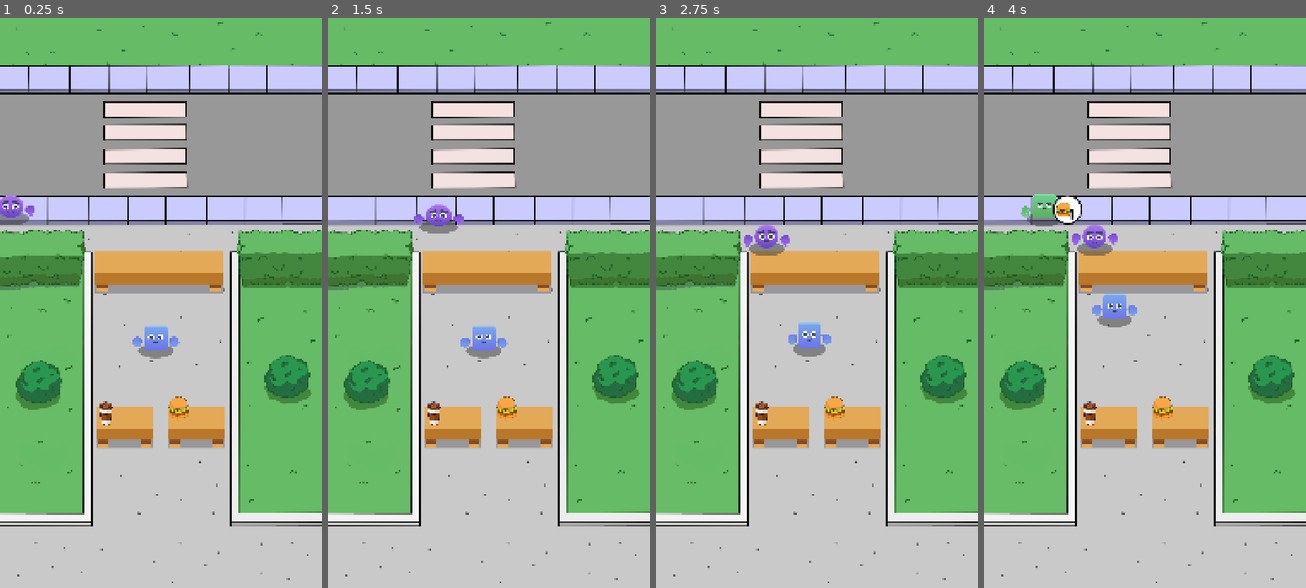
Above: before the commit, frames 1-4 (left to right).
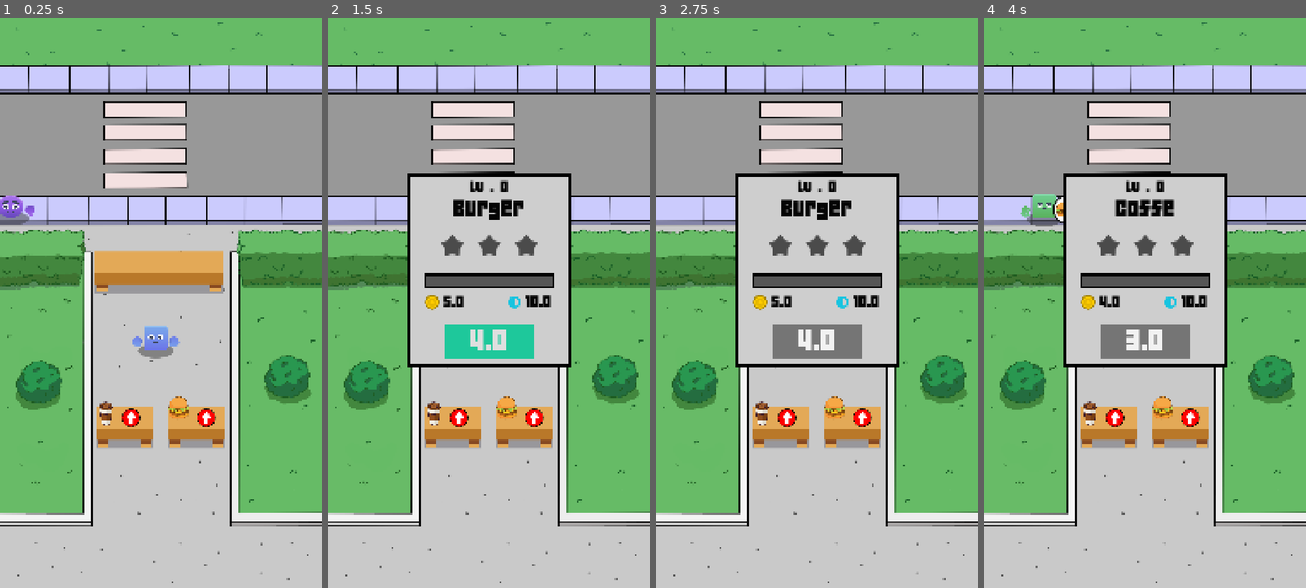
Above: after the commit, the same moments.

Repository: Sergiodevelopersk8/godotcurso2
Game: Godot game, scene res://scenes/Game/game.tscn
Same seed, same stepped clock (60 frames per second), same inputs: the game is played once before the commit and once after it.
Inputs (mouse positions are in pixels of both pictures, inside the frame that each line leads up to):
- Up to frame 1 (0.25 s): no input
- Up to frame 2 (1.5 s): click (460, 417) at 0.52 s; click (534, 417) at 1.27 s
- Up to frame 3 (2.75 s): click (817, 342) at 2 s, where only the run after the commit has a clickable "4.0"
- Up to frame 4 (4 s): click (1116, 417) at 2.77 s; click (1145, 342) at 3.5 s, where only the run after the commit has a clickable "3.0"

The runs differ from the first frame. In frame 1, 0.3% of the frame differs, in the area x 37-68%, y 68-72%; in frame 2, 13%; in frame 3, 13%; in frame 4, 13%, in the area x 24-76%, y 27-72%.

Commit message:
paso al vidoe 77

Diff:
--- /dev/null
+++ b/idletycoonclone/Label_40_black.tres
@@ -0,0 +1,8 @@
+[gd_resource type="LabelSettings" load_steps=2 format=3 uid="uid://nm64xyi8l5da"]
+
+[ext_resource type="FontFile" uid="uid://due6jbyye53ld" path="res://Idle Tycoon Assets/Fonts/font_score.ttf" id="1_b43o7"]
+
+[resource]
+font = ExtResource("1_b43o7")
+font_size = 48
+font_color = Color(0.0177324, 0.0177324, 0.0177324, 1)
--- a/idletycoonclone/scenes/Game/game.tscn
+++ b/idletycoonclone/scenes/Game/game.tscn
@@ -16,6 +16,9 @@
 [ext_resource type="PackedScene" uid="uid://wc0q8r5de70" path="res://scenes/customer/customer.tscn" id="12_yvoo5"]
 [ext_resource type="Script" uid="uid://df2np1jm3ynbb" path="res://scenes/manager/cashier_manager.gd" id="13_wg16f"]
 [ext_resource type="Script" uid="uid://045a07cxs2xs" path="res://scenes/manager/counter_manager.gd" id="13_y7cus"]
+[ext_resource type="Script" uid="uid://bb8kr0v86xhiq" path="res://scenes/Game/game_ui.gd" id="17_cueac"]
+[ext_resource type="PackedScene" uid="uid://8ubp2xjcuqhl" path="res://scenes/ui/upgrade_panel.tscn" id="18_r8o54"]
+[ext_resource type="Texture2D" uid="uid://nos5blhg2lyi" path="res://Idle Tycoon Assets/Sprites/UI/Arrow.png" id="18_rsxsa"]
 
 [node name="Game" type="Node2D"]
 
@@ -89,4 +92,39 @@
 [node name="SpawnPos" type="Marker2D" parent="CashierManager"]
 position = Vector2(521, 1081)
 
+[node name="GameUI" type="CanvasLayer" parent="."]
+script = ExtResource("17_cueac")
+
+[node name="CoffeButton" type="TextureButton" parent="GameUI"]
+offset_left = 407.0
+offset_top = 1317.0
+offset_right = 471.0
+offset_bottom = 1381.0
+texture_normal = ExtResource("18_rsxsa")
+
+[node name="BurgerButton" type="TextureButton" parent="GameUI"]
+offset_left = 659.0
+offset_top = 1317.0
+offset_right = 723.0
+offset_bottom = 1381.0
+texture_normal = ExtResource("18_rsxsa")
+
+[node name="CoffeUpgradePanel" parent="GameUI" instance=ExtResource("18_r8o54")]
+visible = false
+offset_left = 265.0
+offset_top = 530.0
+offset_right = -265.0
+offset_bottom = -740.0
+size_flags_horizontal = 4
+size_flags_vertical = 4
+
+[node name="BurgerUpgradePanel" parent="GameUI" instance=ExtResource("18_r8o54")]
+visible = false
+offset_left = 265.0
+offset_top = 530.0
+offset_right = -265.0
+offset_bottom = -740.0
+
 [connection signal="timeout" from="CustomerManager/SpawnTimer" to="CustomerManager" method="_on_spawn_timer_timeout"]
+[connection signal="pressed" from="GameUI/CoffeButton" to="GameUI" method="_on_coffe_button_pressed"]
+[connection signal="pressed" from="GameUI/BurgerButton" to="GameUI" method="_on_burger_button_pressed"]
--- /dev/null
+++ b/idletycoonclone/scenes/Game/game_ui.gd
@@ -0,0 +1,41 @@
+extends CanvasLayer
+class_name GameUI
+
+#referencias de instancias del panel
+@onready var coffe_upgrade_panel: UpgradePanel = $CoffeUpgradePanel
+@onready var burger_upgrade_panel: UpgradePanel = $BurgerUpgradePanel
+
+
+
+#funcion de ready y accedemos al panel
+func _ready() -> void:
+	#se carga la info dle item correspondiente
+	coffe_upgrade_panel.init_upgrade_panel(GameManager.coffe)
+	burger_upgrade_panel.init_upgrade_panel(GameManager.burger)
+
+
+func _on_coffe_button_pressed() -> void:
+	#reproduce el sonido
+	SoundManager.play_ui()
+	burger_upgrade_panel.hide()
+	#si el panel esta visible
+	if coffe_upgrade_panel.visible:
+		#cambiamos la visibilidad del panel a falso
+		coffe_upgrade_panel.visible = false
+	#si no muestra el panel
+	else :
+		coffe_upgrade_panel.visible = true
+
+
+
+func _on_burger_button_pressed() -> void:
+	#reproduce el sonido
+	SoundManager.play_ui()
+	coffe_upgrade_panel.hide()
+	#si el panel esta visible
+	if burger_upgrade_panel.visible:
+		#cambiamos la visibilidad del panel a falso
+		burger_upgrade_panel.visible = false
+	#si no muestra el panel
+	else :
+		burger_upgrade_panel.visible = true
--- /dev/null
+++ b/idletycoonclone/scenes/ui/upgrade_panel.gd
@@ -0,0 +1,52 @@
+extends Control
+class_name UpgradePanel
+
+#variable de referencia
+@onready var level: Label = %Level
+@onready var item_name: Label = %ItemName
+@onready var start_h_box: HBoxContainer = %StartHBox
+@onready var progress_bar: ProgressBar = %ProgressBar
+@onready var profit: Label = %Profit
+@onready var cook_time: Label = %CookTime
+@onready var upgrade_button: Button = %UpgradeButton
+
+#referencia a item que estamos mostrando
+var item_ref: Item
+
+#variable que almacena el nivel maximo
+var max_value : int
+
+#variable para tener el control actual de la mejora
+var current_value: int
+
+#variable de las estrellas actuales
+var current_starts : int = -1
+
+#inicializar el panel
+func init_upgrade_panel(item : Item):
+	#referencial del item
+	item_ref = item
+	#valor del nivel maximo dle item
+	max_value = item.max_level
+
+	#Reseteo de la barra de progreso
+	progress_bar.value = 0
+
+	update_starts()
+
+
+#actualizar valores
+func update_starts():
+	#actualizar nombre
+	item_name.text = item_ref.id
+	#actualizar nivel y casteo a string
+	level.text = str(item_ref.current_level)
+	#nivel actual
+	level.text = "Lv . %s" % item_ref.current_level
+
+	#valor del profit
+	profit.text = str(item_ref.profit)
+	#valor de cocinado
+	cook_time.text = str(item_ref.cook_time)
+	#costo de mejora
+	upgrade_button.text = str(item_ref.upgrade_cost)
--- /dev/null
+++ b/idletycoonclone/scenes/ui/upgrade_panel.tscn
@@ -0,0 +1,207 @@
+[gd_scene load_steps=12 format=3 uid="uid://8ubp2xjcuqhl"]
+
+[ext_resource type="LabelSettings" uid="uid://nm64xyi8l5da" path="res://Label_40_black.tres" id="1_07vy7"]
+[ext_resource type="Script" uid="uid://bedjn3u6ogvcr" path="res://scenes/ui/upgrade_panel.gd" id="1_h3cs2"]
+[ext_resource type="FontFile" uid="uid://due6jbyye53ld" path="res://Idle Tycoon Assets/Fonts/font_score.ttf" id="2_h3cs2"]
+[ext_resource type="Texture2D" uid="uid://bs3u2que1b1mp" path="res://Idle Tycoon Assets/Sprites/UI/star.png" id="3_yfgry"]
+[ext_resource type="Texture2D" uid="uid://crnkm457nig4l" path="res://Idle Tycoon Assets/Sprites/UI/coin_gold.png" id="4_hgys6"]
+[ext_resource type="Texture2D" uid="uid://csr7q5t8gp3dr" path="res://Idle Tycoon Assets/Sprites/UI/contrast.png" id="5_0bo23"]
+
+[sub_resource type="StyleBoxFlat" id="StyleBoxFlat_y41p1"]
+bg_color = Color(0.807843, 0.807843, 0.807843, 1)
+border_width_left = 12
+border_width_top = 12
+border_width_right = 12
+border_width_bottom = 12
+border_color = Color(0.000693897, 0.000693898, 0.000693897, 1)
+
+[sub_resource type="LabelSettings" id="LabelSettings_36bw7"]
+font = ExtResource("2_h3cs2")
+font_size = 70
+font_color = Color(0.0177324, 0.0177324, 0.0177324, 1)
+
+[sub_resource type="StyleBoxFlat" id="StyleBoxFlat_3ma7n"]
+bg_color = Color(0.337255, 0.337255, 0.337255, 1)
+border_width_left = 8
+border_width_top = 8
+border_width_right = 8
+border_width_bottom = 8
+border_color = Color(0.0110876, 0.0110876, 0.0110876, 1)
+expand_margin_left = 8.0
+expand_margin_top = 8.0
+expand_margin_right = 8.0
+expand_margin_bottom = 8.0
+
+[sub_resource type="StyleBoxFlat" id="StyleBoxFlat_17hn6"]
+bg_color = Color(0.0156863, 0.584314, 0.835294, 1)
+
+[sub_resource type="StyleBoxFlat" id="StyleBoxFlat_mwooa"]
+bg_color = Color(0.117647, 0.784314, 0.607843, 1)
+
+[node name="UpgradePanel" type="Control"]
+custom_minimum_size = Vector2(550, 650)
+layout_mode = 3
+anchors_preset = 15
+anchor_right = 1.0
+anchor_bottom = 1.0
+offset_right = -530.0
+offset_bottom = -1270.0
+grow_horizontal = 2
+grow_vertical = 2
+script = ExtResource("1_h3cs2")
+
+[node name="Panel" type="Panel" parent="."]
+layout_mode = 1
+anchors_preset = 15
+anchor_right = 1.0
+anchor_bottom = 1.0
+grow_horizontal = 2
+grow_vertical = 2
+theme_override_styles/panel = SubResource("StyleBoxFlat_y41p1")
+
+[node name="Level" type="Label" parent="Panel"]
+unique_name_in_owner = true
+layout_mode = 1
+anchors_preset = 5
+anchor_left = 0.5
+anchor_right = 0.5
+offset_left = -44.5
+offset_top = 20.0
+offset_right = 44.5
+offset_bottom = 69.0
+grow_horizontal = 2
+text = "LV.0"
+label_settings = ExtResource("1_07vy7")
+
+[node name="ItemName" type="Label" parent="Panel"]
+unique_name_in_owner = true
+layout_mode = 1
+anchors_preset = 5
+anchor_left = 0.5
+anchor_right = 0.5
+offset_left = -68.5
+offset_top = 83.0
+offset_right = 68.5
+offset_bottom = 132.0
+grow_horizontal = 2
+text = "COFFE"
+label_settings = SubResource("LabelSettings_36bw7")
+
+[node name="StartHBox" type="HBoxContainer" parent="Panel"]
+unique_name_in_owner = true
+layout_mode = 1
+anchors_preset = 8
+anchor_left = 0.5
+anchor_top = 0.5
+anchor_right = 0.5
+anchor_bottom = 0.5
+offset_left = -184.0
+offset_top = -145.0
+offset_right = 184.0
+offset_bottom = -25.0
+grow_horizontal = 2
+grow_vertical = 2
+
+[node name="TextureRect" type="TextureRect" parent="Panel/StartHBox"]
+modulate = Color(0.294118, 0.294118, 0.294118, 1)
+custom_minimum_size = Vector2(120, 120)
+layout_mode = 2
+texture = ExtResource("3_yfgry")
+expand_mode = 1
+stretch_mode = 5
+
+[node name="TextureRect2" type="TextureRect" parent="Panel/StartHBox"]
+modulate = Color(0.294118, 0.294118, 0.294118, 1)
+custom_minimum_size = Vector2(120, 120)
+layout_mode = 2
+texture = ExtResource("3_yfgry")
+expand_mode = 1
+stretch_mode = 5
+
+[node name="TextureRect3" type="TextureRect" parent="Panel/StartHBox"]
+modulate = Color(0.294118, 0.294118, 0.294118, 1)
+custom_minimum_size = Vector2(120, 120)
+layout_mode = 2
+texture = ExtResource("3_yfgry")
+expand_mode = 1
+stretch_mode = 5
+
+[node name="ProgressBar" type="ProgressBar" parent="Panel"]
+unique_name_in_owner = true
+custom_minimum_size = Vector2(420, 36)
+layout_mode = 1
+anchors_preset = 8
+anchor_left = 0.5
+anchor_top = 0.5
+anchor_right = 0.5
+anchor_bottom = 0.5
+offset_left = -210.0
+offset_top = 17.0
+offset_right = 210.0
+offset_bottom = 53.0
+grow_horizontal = 2
+grow_vertical = 2
+theme_override_styles/background = SubResource("StyleBoxFlat_3ma7n")
+theme_override_styles/fill = SubResource("StyleBoxFlat_17hn6")
+max_value = 1.0
+show_percentage = false
+
+[node name="ProfitHBox" type="HBoxContainer" parent="Panel"]
+layout_mode = 0
+offset_left = 59.0
+offset_top = 406.0
+offset_right = 139.0
+offset_bottom = 455.0
+theme_override_constants/separation = 15
+
+[node name="TextureRect" type="TextureRect" parent="Panel/ProfitHBox"]
+custom_minimum_size = Vector2(48, 48)
+layout_mode = 2
+texture = ExtResource("4_hgys6")
+expand_mode = 1
+
+[node name="Profit" type="Label" parent="Panel/ProfitHBox"]
+unique_name_in_owner = true
+layout_mode = 2
+text = "1"
+label_settings = ExtResource("1_07vy7")
+
+[node name="TimeHBox" type="HBoxContainer" parent="Panel"]
+layout_mode = 0
+offset_left = 329.0
+offset_top = 398.0
+offset_right = 490.0
+offset_bottom = 462.0
+
+[node name="TextureRect" type="TextureRect" parent="Panel/TimeHBox"]
+modulate = Color(0.0901961, 0.768627, 0.878431, 1)
+custom_minimum_size = Vector2(64, 64)
+layout_mode = 2
+texture = ExtResource("5_0bo23")
+expand_mode = 1
+
+[node name="CookTime" type="Label" parent="Panel/TimeHBox"]
+unique_name_in_owner = true
+layout_mode = 2
+text = "10 s"
+label_settings = ExtResource("1_07vy7")
+
+[node name="UpgradeButton" type="Button" parent="Panel"]
+unique_name_in_owner = true
+custom_minimum_size = Vector2(300, 115)
+layout_mode = 1
+anchors_preset = 7
+anchor_left = 0.5
+anchor_top = 1.0
+anchor_right = 0.5
+anchor_bottom = 1.0
+offset_left = -150.0
+offset_top = -147.0
+offset_right = 150.0
+offset_bottom = -32.0
+grow_horizontal = 2
+grow_vertical = 0
+theme_override_fonts/font = ExtResource("2_h3cs2")
+theme_override_font_sizes/font_size = 90
+theme_override_styles/normal = SubResource("StyleBoxFlat_mwooa")
+text = "50"
Not shown: 1 places in idletycoonclone/scenes/Game/game.tscn that only renumber resources
Not shown, added: idletycoonclone/scenes/Game/game_ui.gd.uid
Not shown, added: idletycoonclone/scenes/ui/upgrade_panel.gd.uid
